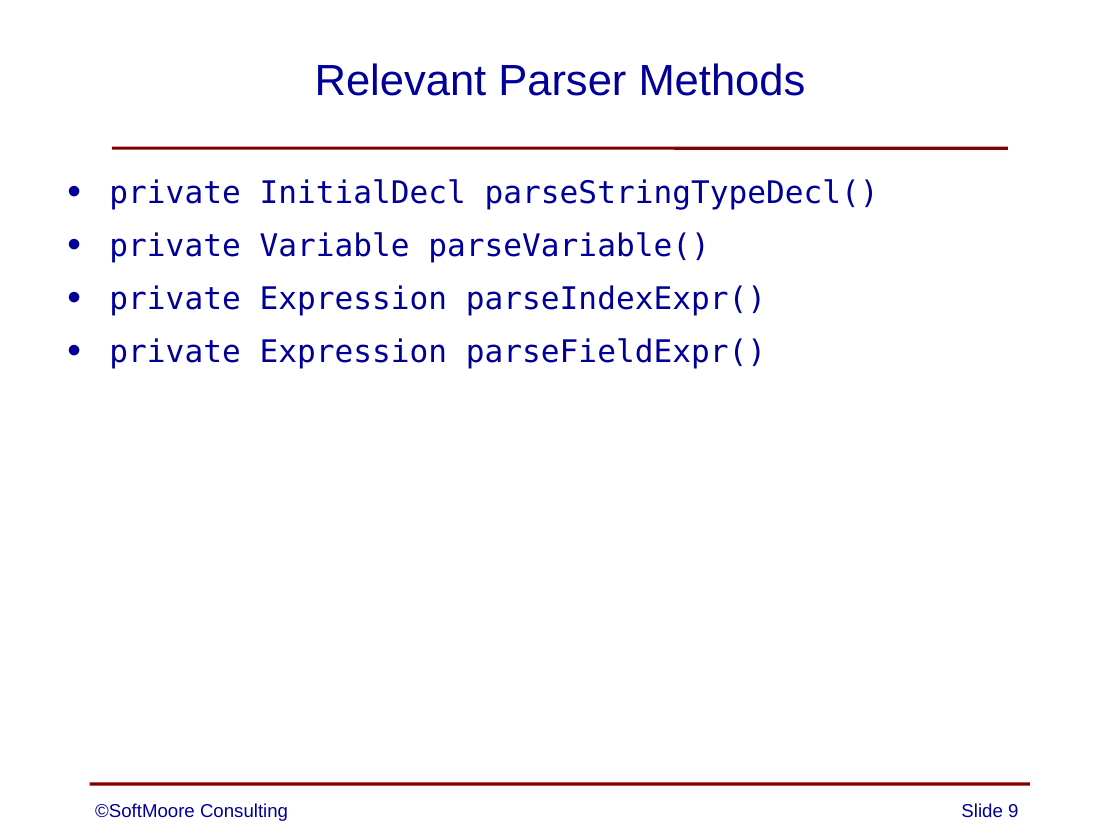
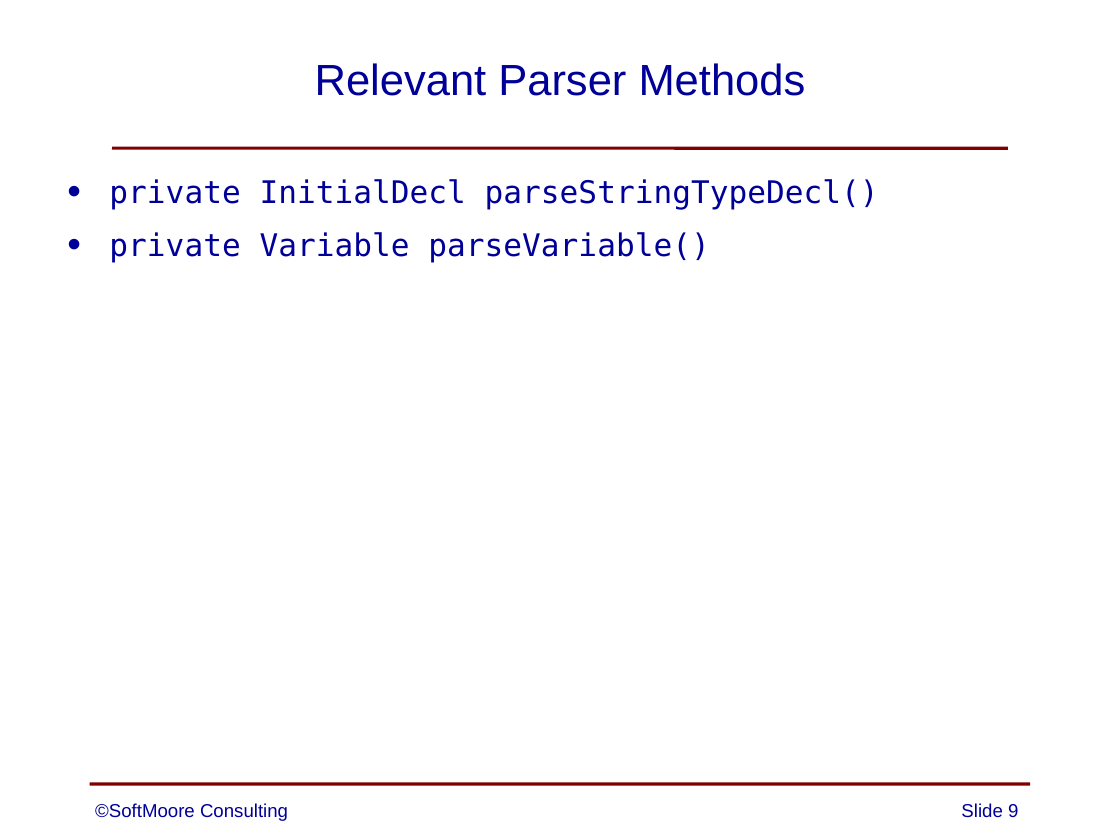
Before and after one commit to SoftMoore/CPRL-Java-3rd, a slide deck: slide 9 of PowerPoints/15 - Strings.pptx. Drawn at 1120x840 pixels with LibreOffice and Linux fonts; fonts in the diff are those of the drawing. Boxes give left, top, right and bottom in pixels: in the first picture for what was removed or moved away, otherwise in the second. Text is boxed around its words. In the diff, an @@ line names an element or a change of style, - is before the commit and + after.

```diff
--- a/PowerPoints/15 - Strings.pptx
+++ b/PowerPoints/15 - Strings.pptx
@@ text at (109, 285, 766, 369): paragraphs removed @@
-• private Expression parseIndexExpr()
-• private Expression parseFieldExpr()
```
Also in this commit, not shown: 2 other files.
